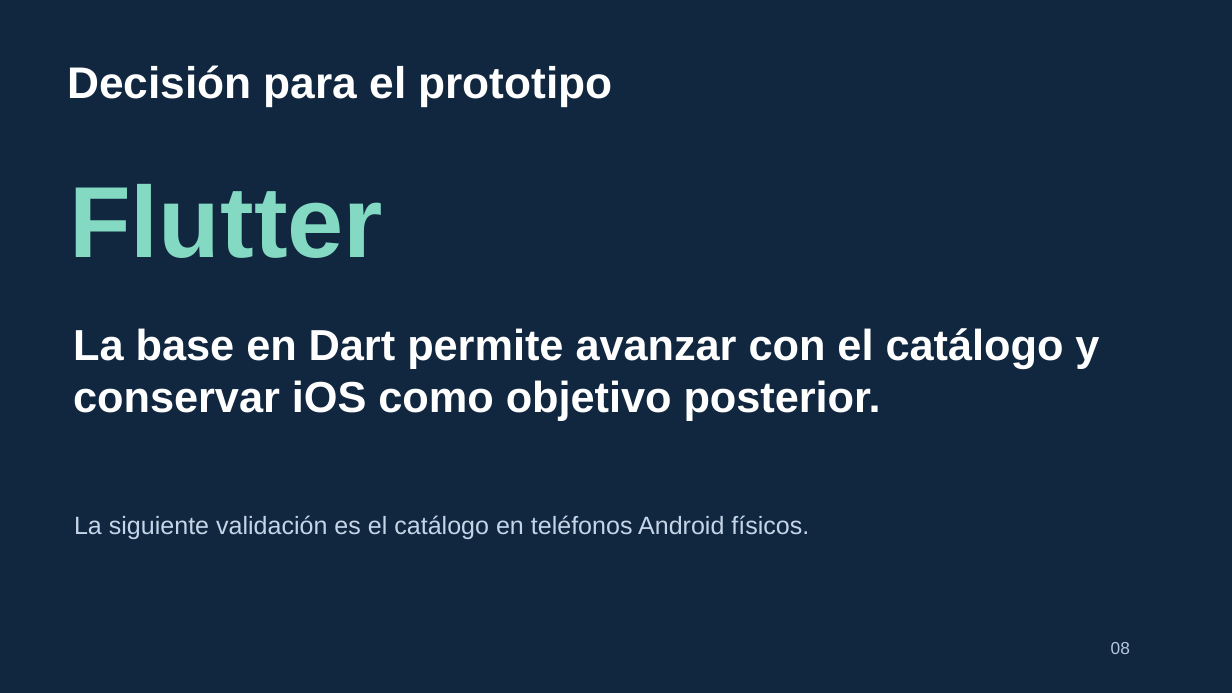
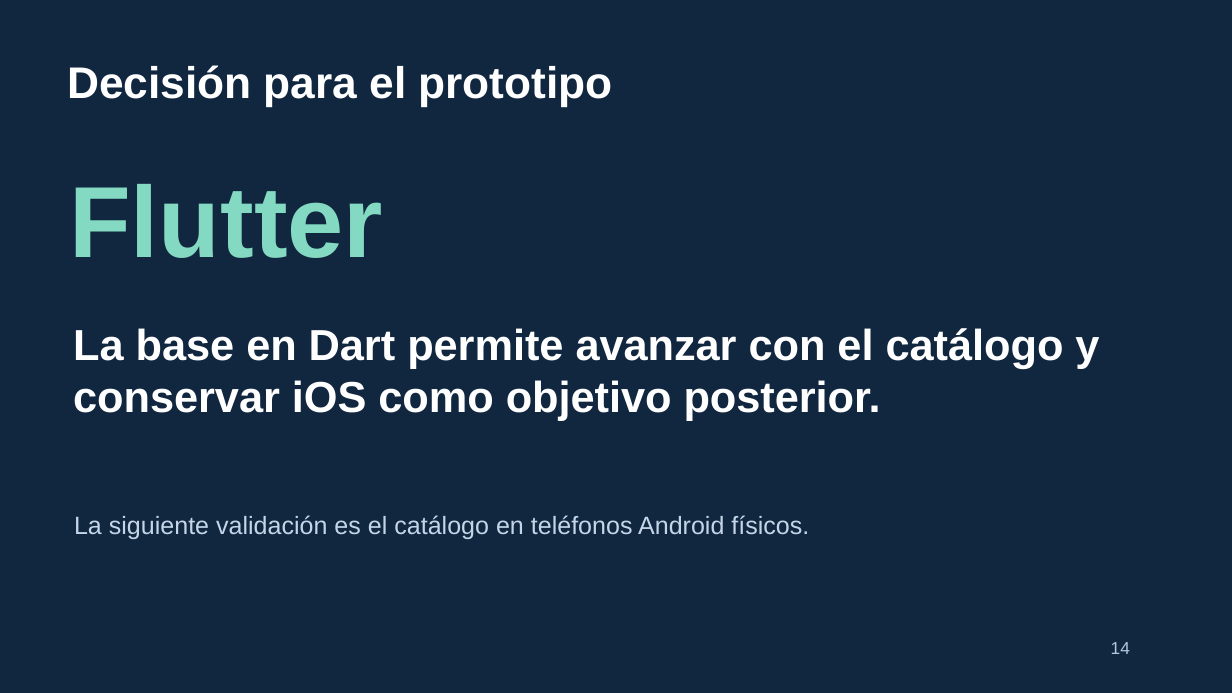
Before and after one commit to ROXIAN120/Aplicaciones-moviles-1, a slide deck: slide 14 of entrega_actividad_01/Presentacion_Defensa_ConectaCruz_Ampliada.pptx (slide 8 before the commit). Drawn at 1232x693 pixels with LibreOffice and Linux fonts; fonts in the diff are those of the drawing. Boxes give left, top, right and bottom in pixels: in the first picture for what was removed or moved away, otherwise in the second. Text is boxed around its words. In the diff, an @@ line names an element or a change of style, - is before the commit and + after.

```diff
--- a/entrega_actividad_01/Presentacion_Defensa_ConectaCruz_Ampliada.pptx
+++ b/entrega_actividad_01/Presentacion_Defensa_ConectaCruz_Ampliada.pptx
@@ text at [1111,642,1130,654]: text changed @@
-08
+14
```
Also in this commit, not shown: 7 other slides changed, 6 slides added, 3 other files.
